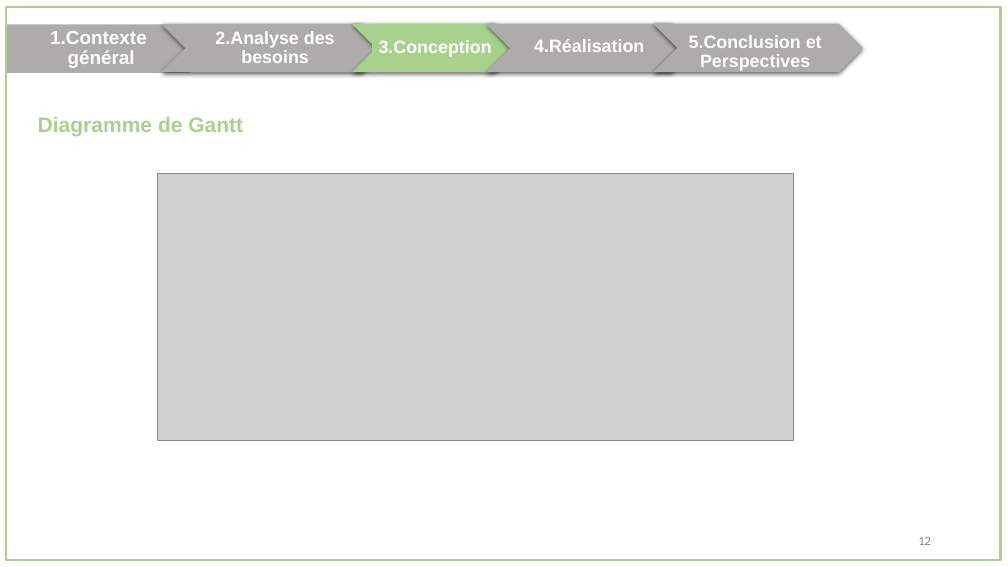
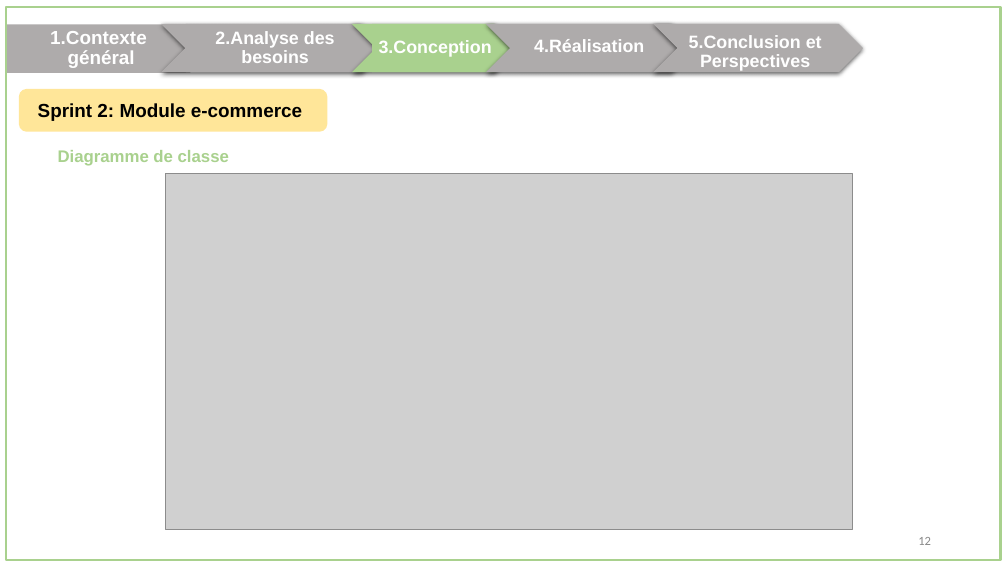
Before and after one commit to oussema1-hub/Rapport-Conception, a slide deck: slide 19 of presentation.pptx (slide 15 before the commit). Drawn at 1008x567 pixels with LibreOffice and Linux fonts; fonts in the diff are those of the drawing; grey boxes stand for pictures. Boxes give left, top, right and bottom in pixels: in the first picture for what was removed or moved away, otherwise in the second. Text is boxed around its words. In the diff, an @@ line names an element or a change of style, - is before the commit and + after.

```diff
--- a/presentation.pptx
+++ b/presentation.pptx
@@ rounded rectangle added at box(20, 90, 326, 131), fill #FFE699, outline #FFE699 2 pt, 18 pt, text #000000, bold @@
+Sprint 2: Module e-commerce
@@ text at box(58, 150, 229, 166): text changed; size 20 to 16 pt @@
-Diagramme de Gantt
+Diagramme de classe
@@ picture: place and size @@
-picture at box(157, 173, 793, 440)
+picture at box(166, 174, 852, 529)
```
Also in this commit, not shown: 12 other slides changed, 6 slides added, 11 other files.
